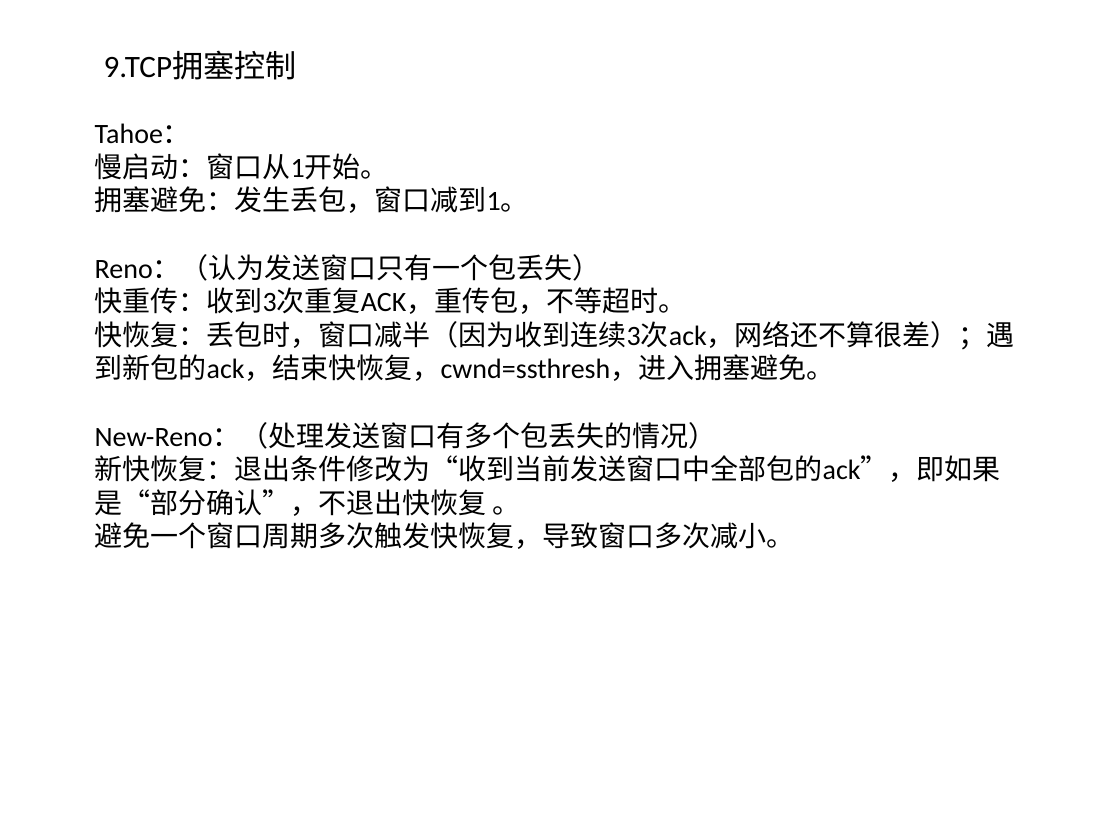
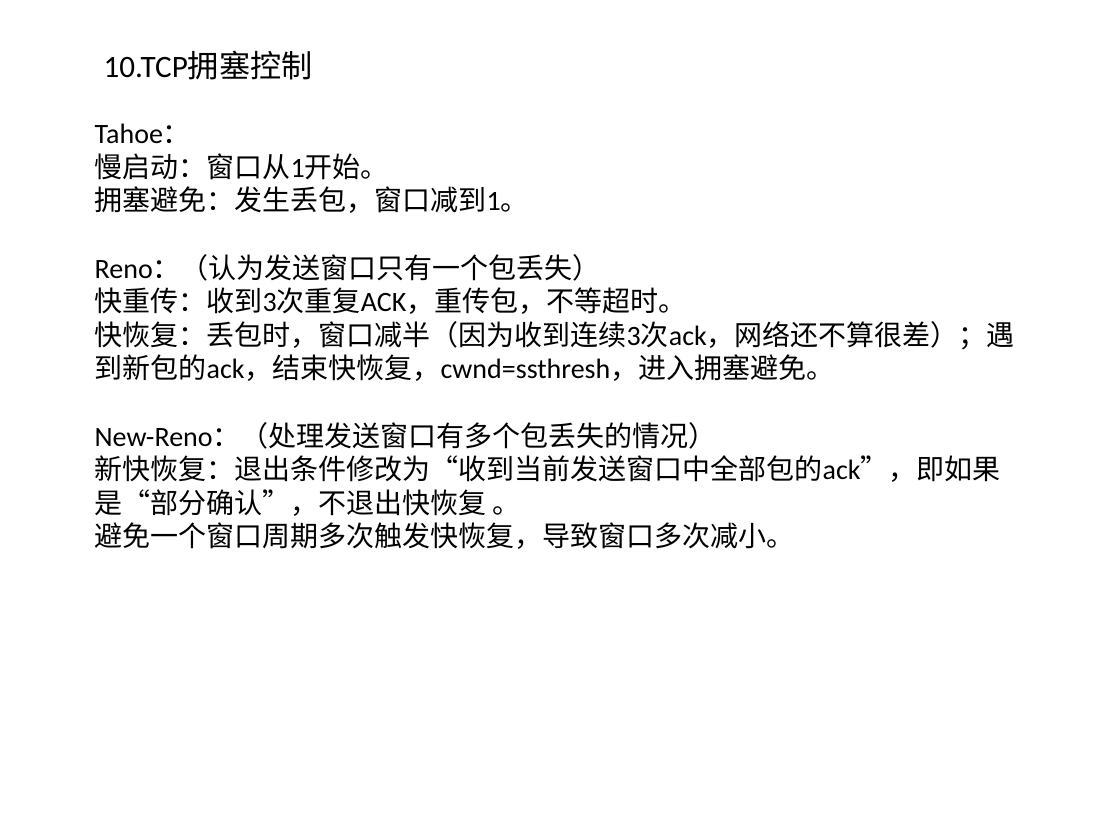
Before and after one commit to willkk/go, a slide deck: slide 13 of algos_summary.pptx (slide 12 before the commit). Drawn at 1120x840 pixels with LibreOffice and Linux fonts; fonts in the diff are those of the drawing. Boxes give left, top, right and bottom in pixels: in the first picture for what was removed or moved away, otherwise in the second. Text is boxed around its words. In the diff, an @@ line names an element or a change of style, - is before the commit and + after.

```diff
--- a/algos_summary.pptx
+++ b/algos_summary.pptx
@@ text at (x1=104, y1=51, x2=313, y2=80): text changed @@
-9.TCP拥塞控制
+10.TCP拥塞控制
```
Also in this commit, not shown: 2 other slides changed, 1 slide added, 1 other file.
